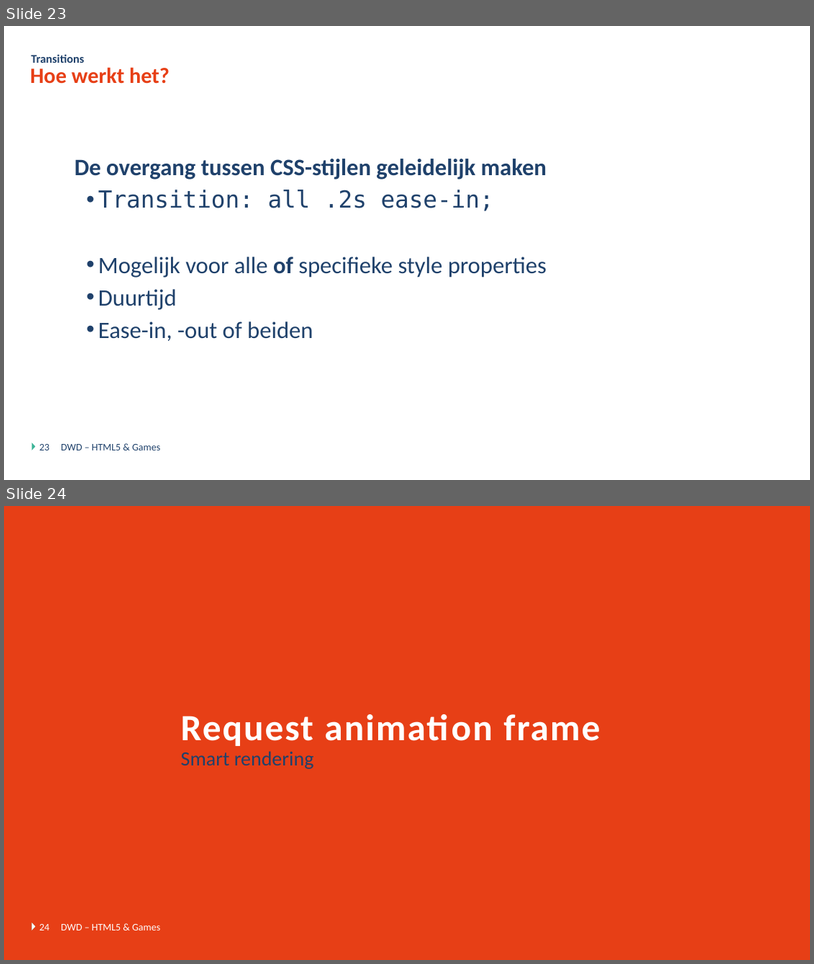
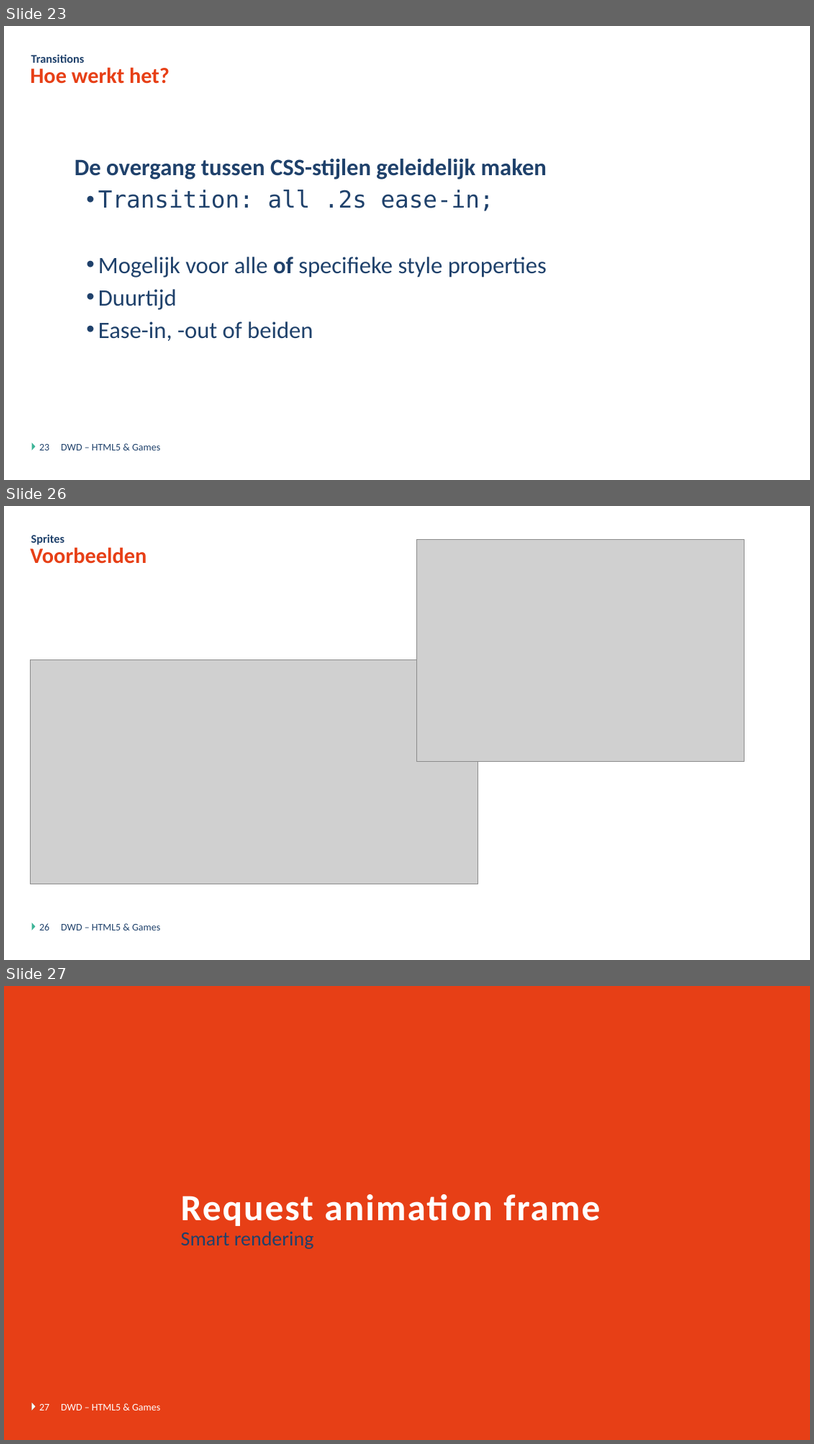
Before and after one commit to DmitriyVdE/Odisee_Bru_Dyn_Web_Dev_Opdracht, a slide deck: DWD - Javascript Games - Theorie.pptx. Shown one above the other, each under a label of ours: slides 23 and 24 before the commit, slides 23, 26 and 27 after it; the slides between them are not shown. The pictures are 814x964 and 814x1444 pixels, drawn with LibreOffice and Linux fonts; fonts in the diff are those of the drawing; grey boxes stand for pictures; background and template pictures are left out. Boxes give left, top, right and bottom in pixels: in the first picture for what was removed or moved away, otherwise in the second. Text is boxed around its words. In the diff, an @@ line names an element or a change of style, - is before the commit and + after.

```diff
--- a/DWD - Javascript Games - Theorie.pptx
+++ b/DWD - Javascript Games - Theorie.pptx
@@ slide 26 added at (4,506,810,960), background #FFFFFF; not listed: 1 template element that a slide beside it also shows @@
@@ title added at (30,547,147,564), 26 pt, text #E73F16, bold @@
+Voorbeelden
@@ text added at (31,534,65,545), 14 pt, text #1F416B, bold @@
+Sprites
@@ picture added at (417,539,744,762) @@
@@ picture added at (30,659,478,883) @@
@@ page number added at (39,923,49,930), 12 pt, text #1F416B @@
+26
@@ text added at (61,924,160,930), 12 pt, text #1F416B @@
+DWD – HTML5 & Games
@@ what was slide 24 is now slide 27 @@
@@ page number at (39,1404,49,1410): text changed @@
-24
+27
```
Also in this commit, not shown: 3 slides changed, 3 other slides added.
